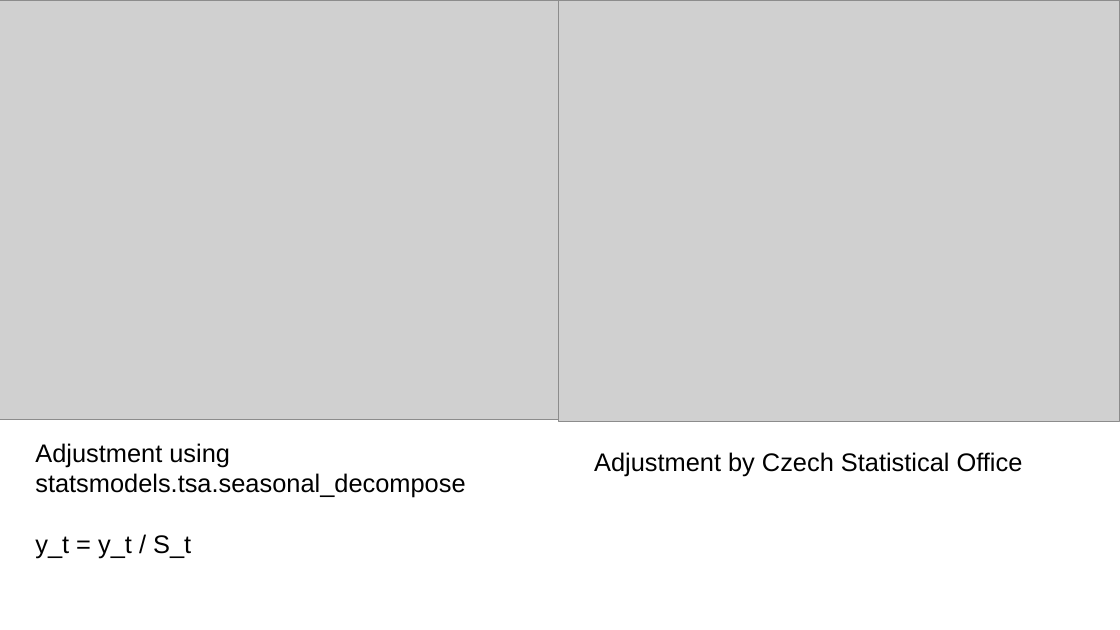
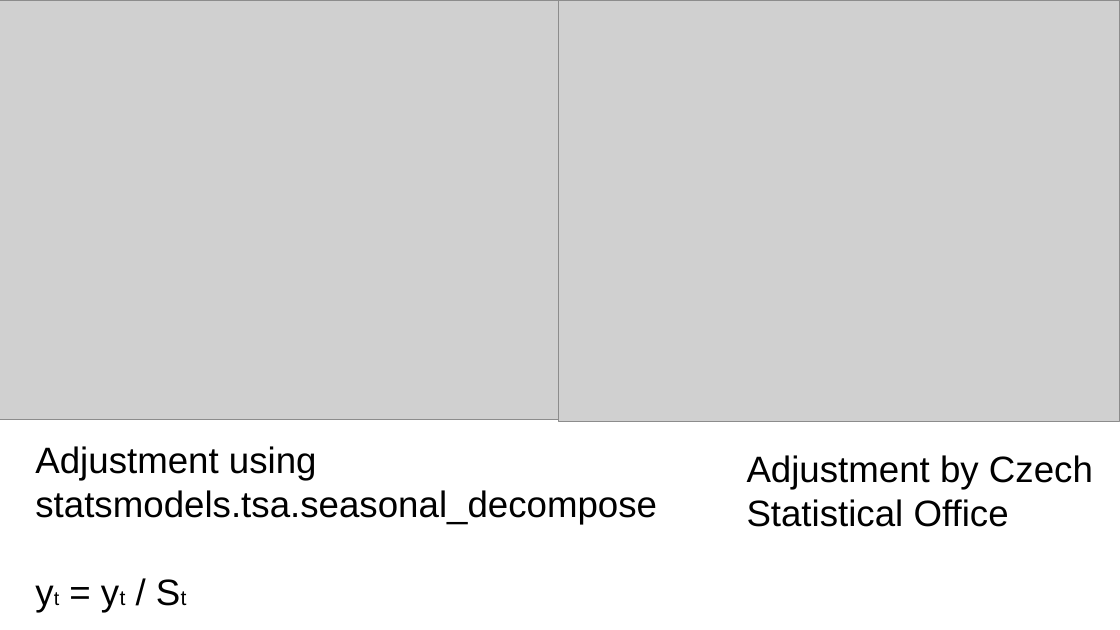
Before and after one commit to xdxdhh/czech_economy_analysis, a slide deck: slide 16 of presentation.odp (slide 9 before the commit). Drawn at 1120x630 pixels with LibreOffice and Linux fonts; fonts in the diff are those of the drawing; grey boxes stand for pictures. Boxes give left, top, right and bottom in pixels: in the first picture for what was removed or moved away, otherwise in the second. Text is boxed around its words. In the diff, an @@ line names an element or a change of style, - is before the commit and + after.

```diff
--- a/presentation.odp
+++ b/presentation.odp
@@ text at box(35, 446, 657, 524): size 18 to 26 pt in "Adjustment using statsmodels.tsa.seasonal_decompose" @@
@@ text "Adjustment by Czech Statistical Office": place and size @@
-text "Adjustment by Czech Statistical Office" at box(594, 452, 1023, 476)
+text "Adjustment by Czech Statistical Office" at box(747, 455, 1093, 527)
@@ text "Adjustment by Czech Statistical Office" at box(747, 455, 1093, 527): size 18 to 26 pt @@
@@ text at box(35, 535, 191, 559): text changed; size 18 to 26 pt @@
-y_t = y_t / S_t
+yt = yt / St
```
Also in this commit, not shown: 4 other slides changed, 14 slides added, 6 slides removed, 15 other files.
